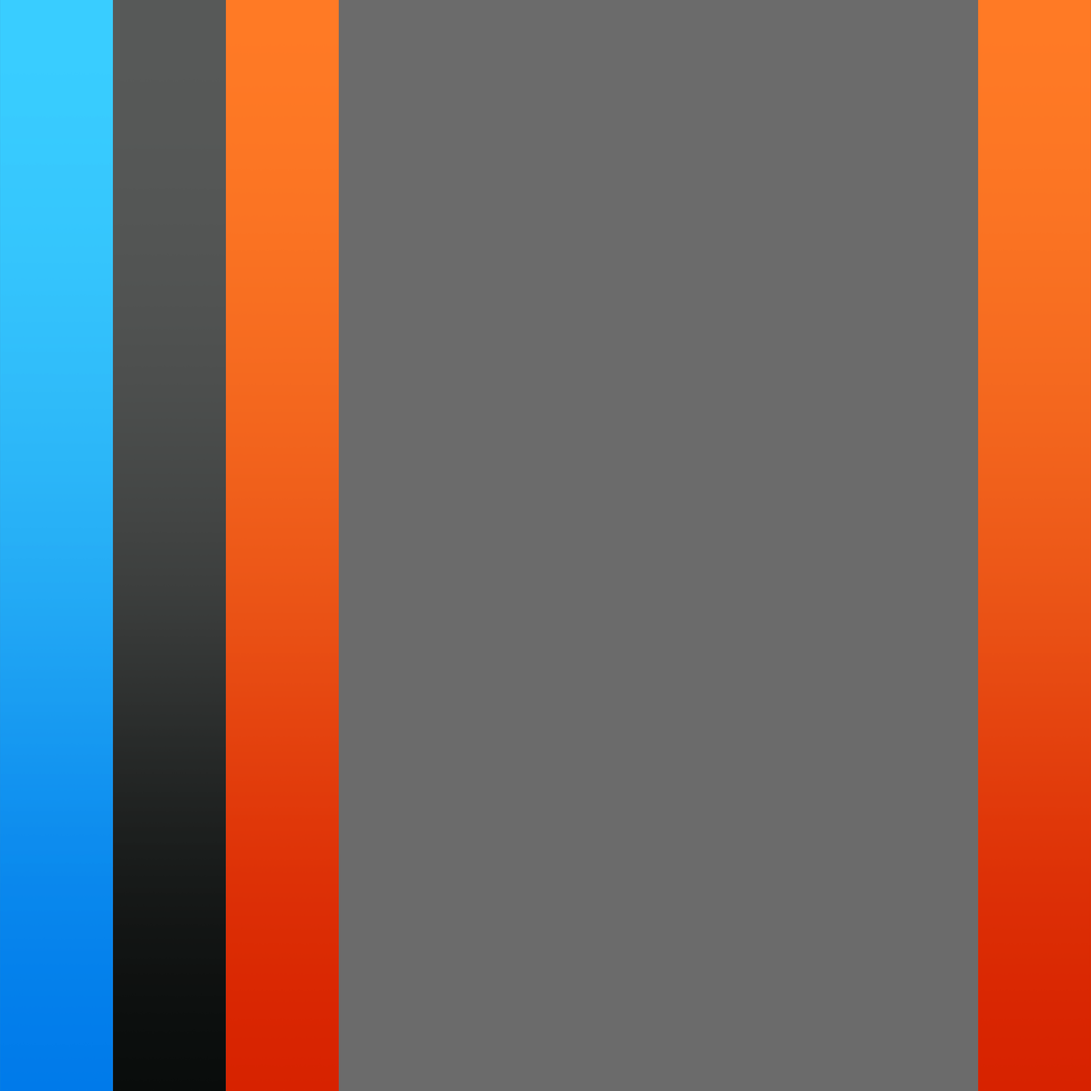
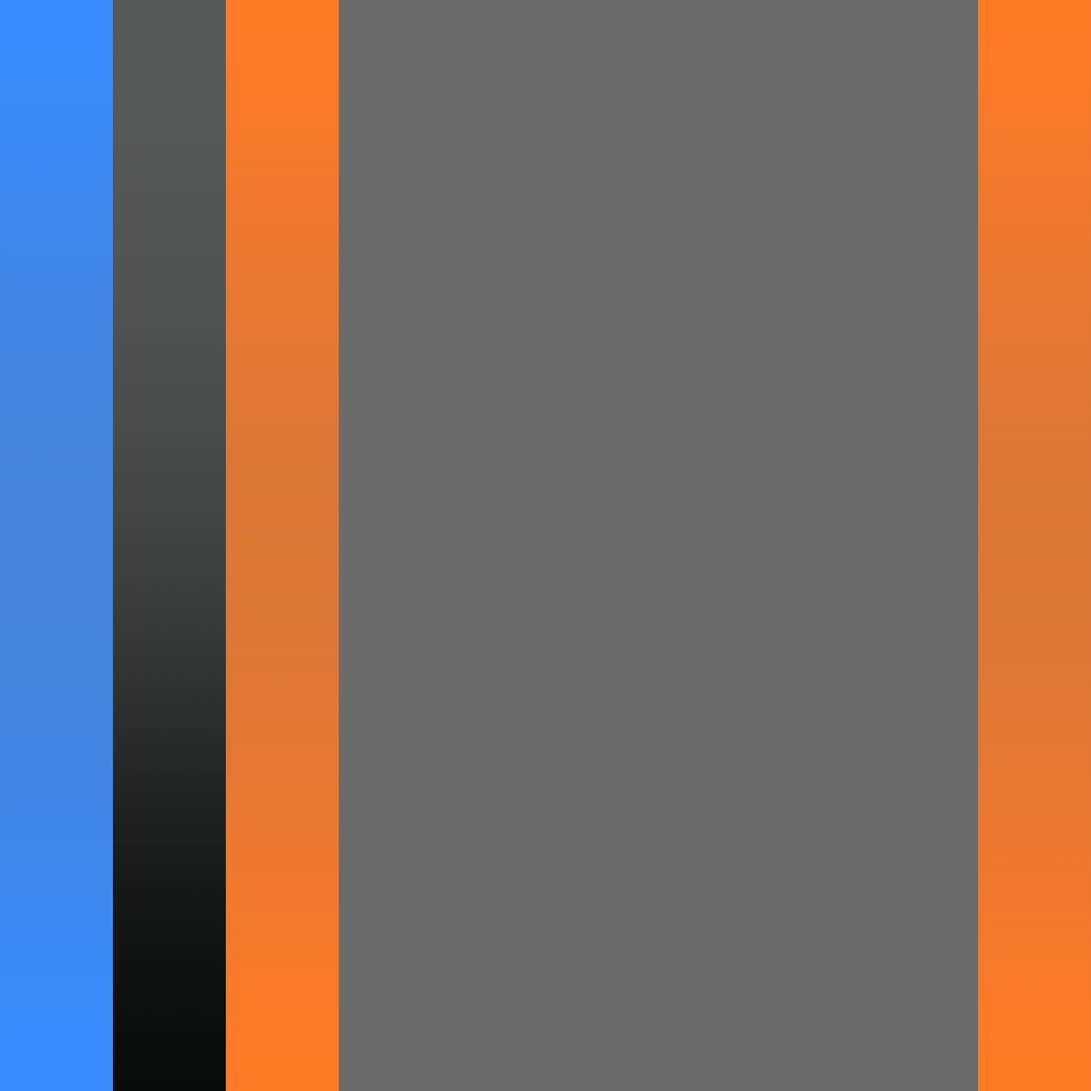
Revision of a layered (1091, 1091) image; what changed, layer by layer:
renamed "D copy 5" to "L copy 5", painted on it over [978, 0, 1091, 1091]
removed layer "7" over [978, 0, 1091, 1091]
renamed "D copy 4" to "L copy 4", moved it above "L copy 4", painted on it over [225, 0, 339, 1091]
removed layer "3" over [225, 0, 339, 1091]
renamed "D copy 2" to "L copy 2", moved it above "L copy 2", painted on it over [0, 0, 113, 1091]
removed layer "1" over [0, 0, 113, 1091]
